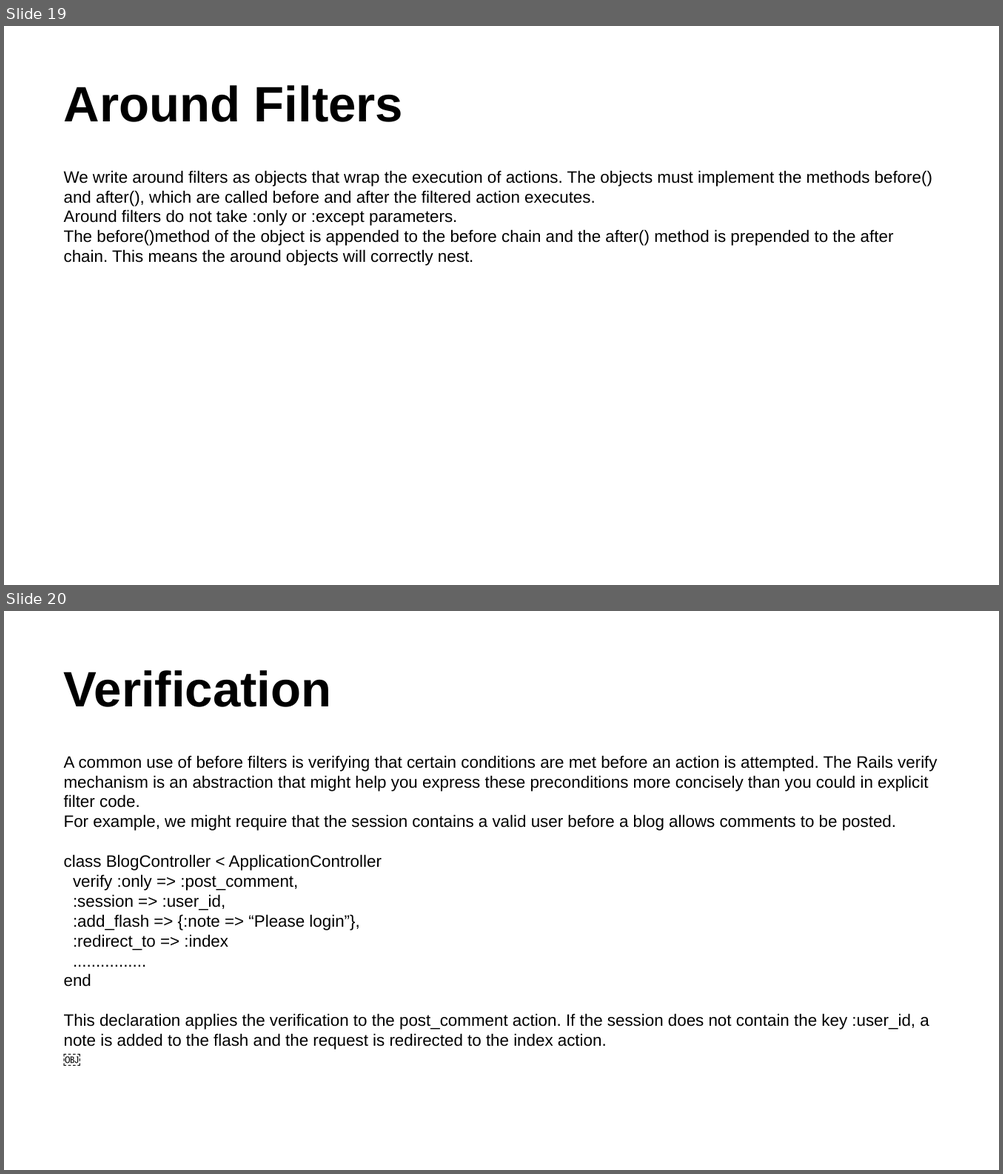
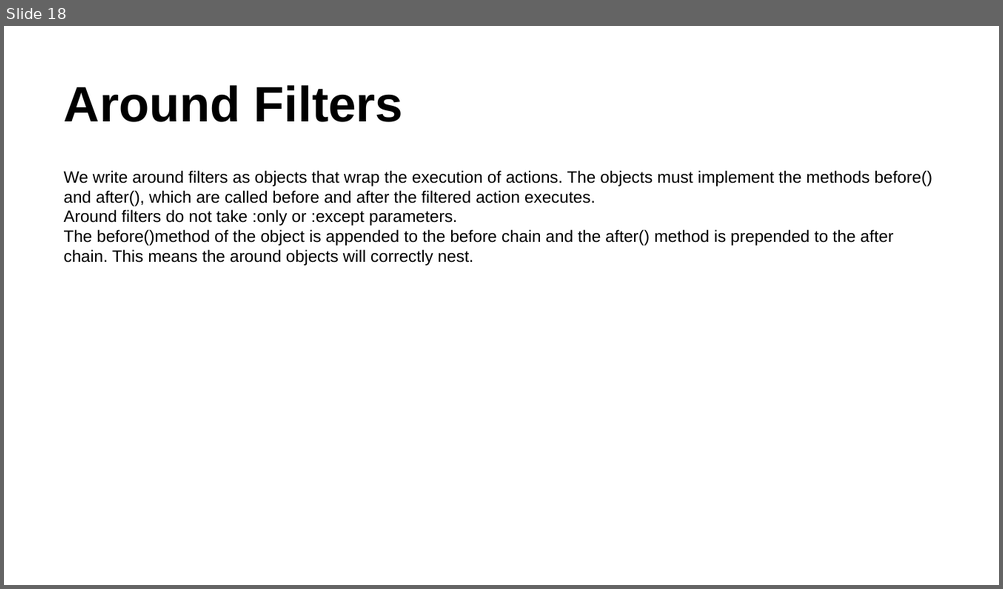
Before and after one commit to rubypool/rails-training-material, a slide deck: Ruby On Rails Deck - Controller.pptx. Shown one above the other, each under a label of ours: slides 19 and 20 before the commit, slide 18 after it. The pictures are 1003x1174 and 1003x589 pixels, drawn with LibreOffice and Linux fonts; fonts in the diff are those of the drawing. Boxes give left, top, right and bottom in pixels: in the first picture for what was removed or moved away, otherwise in the second. Text is boxed around its words. In the diff, an @@ line names an element or a change of style, - is before the commit and + after.

Commit message:
Update deck for controllers

```diff
--- a/Ruby On Rails Deck - Controller.pptx
+++ b/Ruby On Rails Deck - Controller.pptx
@@ slide 20 removed at [4, 611, 999, 1170], background #FFFFFF @@
@@ title removed at [64, 670, 332, 707] @@
-Verification
@@ text removed at [64, 755, 936, 1050] @@
-A common use of before filters is verifying that certain conditions are met before an action is attempted. The Rails verify mechanism is an abstraction that might help you express these preconditions more concisely than you could in explicit filter code.
-For example, we might require that the session contains a valid user before a blog allows comments to be posted.
-class BlogController < ApplicationController
-verify :only => :post_comment,
-:session => :user_id,
-:add_flash => {:note => “Please login”},
-:redirect_to => :index
-................
-end
-This declaration applies the verification to the post_comment action. If the session does not contain the key :user_id, a note is added to the flash and the request is redirected to the index action.
-￼
@@ what was slide 19 is now slide 18 @@
```
Also in this commit, not shown: 2 slides changed, 3 other slides removed.
